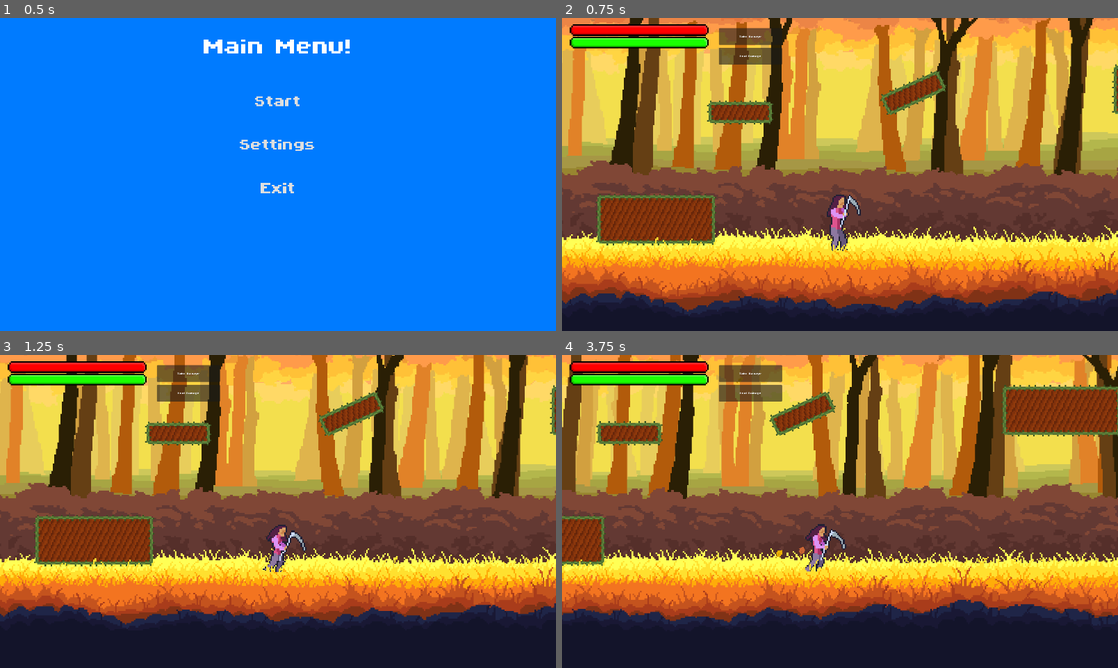
Above: before the commit, frames 1-4 (two rows, left to right).
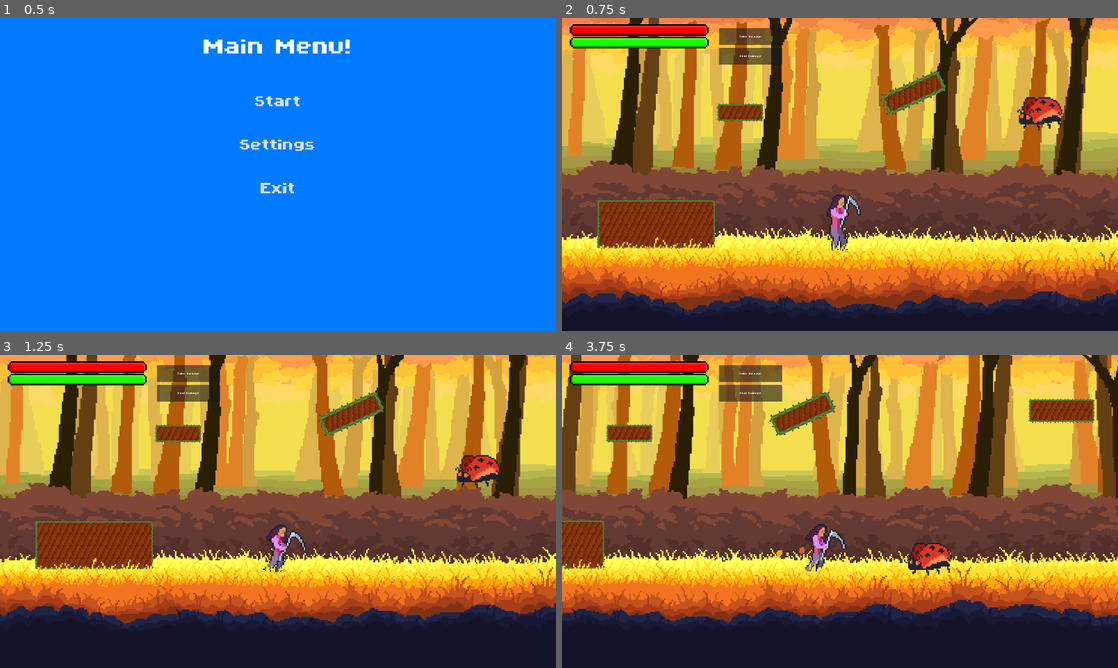
Above: after the commit, the same moments.

Repository: LordRevan36/software_development_platformer
Game: Godot game, scene res://Levels/MainMenu/Menus.tscn
Two runs of this game, one before a commit and one after it. Both use one fixed random seed, a clock stepped at 60 frames per second and the inputs below.
Inputs (mouse positions are in pixels of both pictures, inside the frame that each line leads up to):
- Up to frame 1 (0.5 s): no input
- Up to frame 2 (0.75 s): click "Start" at 0.5 s
- Up to frame 3 (1.25 s): no input
- Up to frame 4 (3.75 s): tap Enter at 1.25 s; move the mouse to (962, 495) at 1.27 s; hold D (Right) 1.28-2 s; tap K (Attack) at 1.35, 2.85 s; click (962, 495) at 1.42 s; drag from (728, 527) to (812, 574) at 2.02 s; move the mouse to (895, 442) at 2.77 s; hold D (Right) 2.78-3.5 s; drag from (812, 574) to (673, 464) at 3.52 s

Frame 1 is identical in both runs. In frame 2, 2.2% of the frame differs, in the area x 6-100%, y 14-74%; in frame 3, 2.3%; in frame 4, 4.0%, in the area x 0-100%, y 9-71%.

Commit message:
enemy collision: damage, knockback

Diff:
--- a/software-development-platformer/Enemies/enemy.gd
+++ b/software-development-platformer/Enemies/enemy.gd
@@ -2,17 +2,21 @@
 class_name enemy
 @onready var EnSprite: AnimatedSprite2D = $EnemySprite
 @export var MAX_Health_Enemy := 10
+@onready var player_char = $"../Player" #CHANGE TO MAIN
 #list of all enemy types, use the index value to indicate which enemy to spawn
-	#name,  gravity, move_speed, attack_dmg
+	#name,  gravity, attack_dmg, kb_amt, kb_time
 var enemy_types = [
-	["test", 1.0],
-	["ladybug", 0.0]
+	["test", 1.0, 10, 500.0, 0.025],
+	["ladybug", 0.5, 20, 600, 0.0025]
 	]
 
 @export var enemy_num := 0
 var current_anim
 var enemy_name := " "
 var gravity_stat
+var attack_dmg
+var kb_amt
+var kb_time
 
 @onready var AnimSprite: AnimatedSprite2D = $EnemySprite #just makes code look better, easier to change later if file paths change
 
@@ -22,7 +26,6 @@
 func _ready() -> void:
 	_set_stats()
 	_apply_stats(gravity_stat)
-
 
 
 # Called every frame. 'delta' is the elapsed time since the previous frame.
@@ -45,8 +48,20 @@
 	enemy_name = enemy_types[enemy_num][0]
 	gravity_stat = enemy_types[enemy_num][1]
 	current_anim = enemy_name + "_idle"
+	attack_dmg = enemy_types[enemy_num][2]
+	kb_amt = enemy_types[enemy_num][3]
+	kb_time = enemy_types[enemy_num][4]
 	#enemy_name = enemy_types[enemy_num]
 	#if enemy_num == 0:
 	#	gravity_stat = 1.0
 	#if enemy_num == 1:
 	#	gravity_stat = 0
+
+
+func _on_area_2d_body_entered(body: Node2D) -> void:
+	if body == player_char:
+		player_char.take_damage(attack_dmg)
+		#make it knockback player
+		#physics still feel off, needs some tuning
+		var knockback_direction = (body.global_position - global_position).normalized()
+		body.apply_knockback(knockback_direction, kb_amt, kb_time)
--- a/software-development-platformer/Enemies/enemy.tscn
+++ b/software-development-platformer/Enemies/enemy.tscn
@@ -58,8 +58,8 @@
 size = Vector2(60, 100)
 
 [node name="Enemy" type="RigidBody2D" unique_id=1526640072]
-collision_layer = 2
-collision_mask = 2
+collision_layer = 4
+collision_mask = 3
 script = ExtResource("1_bxkaj")
 
 [node name="EnemySprite" type="AnimatedSprite2D" parent="." unique_id=1690707412]
@@ -72,3 +72,14 @@
 position = Vector2(1, 12.999998)
 rotation = 1.5707964
 shape = SubResource("RectangleShape2D_bxkaj")
+
+[node name="Area2D" type="Area2D" parent="." unique_id=1827896988]
+collision_mask = 2
+
+[node name="EnemyHitbox2" type="CollisionShape2D" parent="Area2D" unique_id=160350218]
+position = Vector2(1, 10)
+rotation = 1.5707964
+scale = Vector2(1.2, 1.1)
+shape = SubResource("RectangleShape2D_bxkaj")
+
+[connection signal="body_entered" from="Area2D" to="." method="_on_area_2d_body_entered"]
--- a/software-development-platformer/Levels/Forest/mainTesting.tscn
+++ b/software-development-platformer/Levels/Forest/mainTesting.tscn
@@ -12,8 +12,6 @@
 [ext_resource type="Script" uid="uid://do5bugkt41qkv" path="res://camera.gd" id="10_uui1i"]
 [ext_resource type="Script" uid="uid://cuc4a4nkwo6vf" path="res://Props/Platform/platforms.gd" id="11_8fdcq"]
 [ext_resource type="PackedScene" uid="uid://c6lcnacw8vw5s" path="res://Props/Platform/platform.tscn" id="12_d4f7m"]
-[ext_resource type="Texture2D" uid="uid://yxb4gb5qqoxi" path="res://Assets/testPlatform.png" id="13_eyjh5"]
-[ext_resource type="PackedScene" uid="uid://brk7a4rc4835j" path="res://Props/Platform/falling_platform.tscn" id="14_v8k3r"]
 [ext_resource type="PackedScene" uid="uid://cikgxfjxyjw3r" path="res://Props/Exit/exit.tscn" id="15_1ar81"]
 [ext_resource type="Texture2D" uid="uid://d15b6nmtxas3j" path="res://Assets/Forest/BushyGrass.png" id="16_1ds8o"]
 [ext_resource type="Texture2D" uid="uid://dok7ls8ld3g3u" path="res://Assets/Forest/FrontGround.png" id="17_ry543"]
@@ -72,25 +70,21 @@
 	pass
 "
 
+[sub_resource type="RectangleShape2D" id="RectangleShape2D_uvfms"]
+resource_local_to_scene = true
+size = Vector2(176, 64)
+
+[sub_resource type="RectangleShape2D" id="RectangleShape2D_gy5oh"]
+resource_local_to_scene = true
+size = Vector2(124, 48)
+
 [sub_resource type="RectangleShape2D" id="RectangleShape2D_arvju"]
 resource_local_to_scene = true
 size = Vector2(176, 64)
 
 [sub_resource type="RectangleShape2D" id="RectangleShape2D_d6g2o"]
 resource_local_to_scene = true
-size = Vector2(124, 48)
-
-[sub_resource type="RectangleShape2D" id="RectangleShape2D_631vg"]
-resource_local_to_scene = true
-size = Vector2(176, 64)
-
-[sub_resource type="RectangleShape2D" id="RectangleShape2D_ya482"]
-resource_local_to_scene = true
 size = Vector2(316, 132)
-
-[sub_resource type="RectangleShape2D" id="RectangleShape2D_lc4l7"]
-resource_local_to_scene = true
-size = Vector2(160, 52)
 
 [sub_resource type="WorldBoundaryShape2D" id="WorldBoundaryShape2D_0xm2m"]
 distance = -285.0
@@ -820,22 +814,20 @@
 
 [node name="Platform" parent="Platforms" unique_id=1326313302 instance=ExtResource("12_d4f7m")]
 position = Vector2(184, -96)
+collision_mask = 3
 size_vector = Vector2(176, 64)
-texturePath = "res://Assets/testPlatformBorder.png"
-textureWidth = 16.0
 
 [node name="CollisionPolygon2D" parent="Platforms/Platform" index="0" unique_id=581306703]
 polygon = PackedVector2Array(-93.34677, 7.374243, 66.80641, -65.61176, 93.34677, -7.374243, -66.80641, 65.61176)
 
 [node name="Polygon2D" parent="Platforms/Platform" index="1" unique_id=1861125354]
 color = Color(0.9999997, 0.6637959, 0.2018961, 1)
-texture = ExtResource("13_eyjh5")
 texture_rotation = 0.45727625
 polygon = PackedVector2Array(-82.74954, 11.33639, 62.84427, -55.014534, 82.74954, -11.33639, -62.84427, 55.014534)
 
 [node name="RectangleOutline" parent="Platforms/Platform" index="2" unique_id=1082408081]
 rotation = -0.42760566
-shape = SubResource("RectangleShape2D_arvju")
+shape = SubResource("RectangleShape2D_uvfms")
 
 [node name="Platform2" parent="Platforms" unique_id=73062743 instance=ExtResource("12_d4f7m")]
 position = Vector2(-276, -44)
@@ -879,22 +871,7 @@
 
 [node name="RectangleOutline" parent="Platforms/Platform4" index="2" unique_id=1082408081]
 position = Vector2(0, 12)
-shape = SubResource("RectangleShape2D_ya482")
-
-[node name="Platform5" parent="Platforms" unique_id=1558722153 instance=ExtResource("14_v8k3r")]
-position = Vector2(-856, 52)
-size_vector = Vector2(160, 52)
-textureWidth = 8.0
-
-[node name="CollisionPolygon2D" parent="Platforms/Platform5" index="0" unique_id=581306703]
-polygon = PackedVector2Array(-816, 30, -656, 30, -656, 82, -816, 82)
-
-[node name="Polygon2D" parent="Platforms/Platform5" index="1" unique_id=1861125354]
-polygon = PackedVector2Array(-812, 34, -660, 34, -660, 78, -812, 78)
-
-[node name="RectangleOutline" parent="Platforms/Platform5" index="2" unique_id=1082408081]
-position = Vector2(-736, 56)
-shape = SubResource("RectangleShape2D_lc4l7")
+shape = SubResource("RectangleShape2D_d6g2o")
 
 [node name="LevelExit" parent="." unique_id=659289399 instance=ExtResource("15_1ar81")]
 position = Vector2(1078, -259)
@@ -1102,13 +1079,13 @@
 
 [node name="Ladybug" parent="." unique_id=1526640072 groups=["CurrentEnemies"] instance=ExtResource("19_wnxxf")]
 position = Vector2(515, -378)
-collision_layer = 1
 gravity_scale = 0.0
 enemy_num = 1
+
+[connection signal="body_entered" from="Ladybug" to="Parallax <100/Parallax70/Repeating/LeafParticle" method="_on_ladybug_body_entered_player"]
 
 [editable path="Platforms/Platform"]
 [editable path="Platforms/Platform2"]
 [editable path="Platforms/Platform3"]
 [editable path="Platforms/Platform4"]
-[editable path="Platforms/Platform5"]
 [editable path="LevelExit"]
--- a/software-development-platformer/Levels/MainMenu/main_menu.gd
+++ b/software-development-platformer/Levels/MainMenu/main_menu.gd
@@ -13,7 +13,7 @@
 	GlobalUI.shrinkTween(StartButton)
 
 func _on_start_button_pressed() -> void:
-	get_tree().change_scene_to_file("res://Levels/Forest/main.tscn")
+	get_tree().change_scene_to_file("res://Levels/Forest/mainTesting.tscn")
 
 
 #Settings Button functions
--- a/software-development-platformer/Player/player.gd
+++ b/software-development-platformer/Player/player.gd
@@ -32,6 +32,8 @@
 var canJump = true #used to let player jump a little after leaving the platform
 var health = GlobalPlayer.MAX_Health #stores the health for the player
 var stamina = GlobalPlayer.MAX_Stamina #stores the stamina for the player
+var knockback: Vector2 = Vector2.ZERO
+var knockback_timer: float = 0.0
 #var duration = 0
 
 #signals can be put here but typically should be put in global_player so that they are easier to detect.
@@ -73,6 +75,13 @@
 	#checking for opening other menus
 	_pause_check()
 	_skill_tree_check()
+
+	#knockback
+	if knockback_timer > 0.0:
+		velocity = knockback
+		knockback_timer -= delta
+		if knockback_timer <= 0.0:
+			knockback = Vector2.ZERO
 
 #returns gravity vector adjusted based on state
 func _return_gravity(delta: float) -> Vector2:
@@ -315,6 +324,11 @@
 	while stamina != GlobalPlayer.MAX_Stamina:
 			stam(10, 0.75)
 
+#apply knockback when hit by an enemy
+func apply_knockback(direction: Vector2, force: float, knockback_duration: float) -> void:
+	knockback = direction * force
+	knockback_timer = knockback_duration
+
 #CONNECTED FUNCTIONS
 func _on_coyote_jump_timer_timeout() -> void:
 	canJump = false
--- a/software-development-platformer/Player/player.tscn
+++ b/software-development-platformer/Player/player.tscn
@@ -567,6 +567,8 @@
 
 [node name="Player" type="CharacterBody2D" unique_id=359640240 groups=["Player"]]
 position = Vector2(-24, 5)
+collision_layer = 2
+collision_mask = 5
 floor_snap_length = 10.0
 platform_on_leave = 1
 script = ExtResource("1_onrkg")
--- a/software-development-platformer/project.godot
+++ b/software-development-platformer/project.godot
@@ -116,6 +116,12 @@
 ]
 }
 
+[layer_names]
+
+2d_physics/layer_1="environment"
+2d_physics/layer_2="player"
+2d_physics/layer_3="enemeis"
+
 [rendering]
 
 textures/canvas_textures/default_texture_filter=0
Not shown: 2 places in software-development-platformer/Levels/Forest/mainTesting.tscn that only renumber resources
